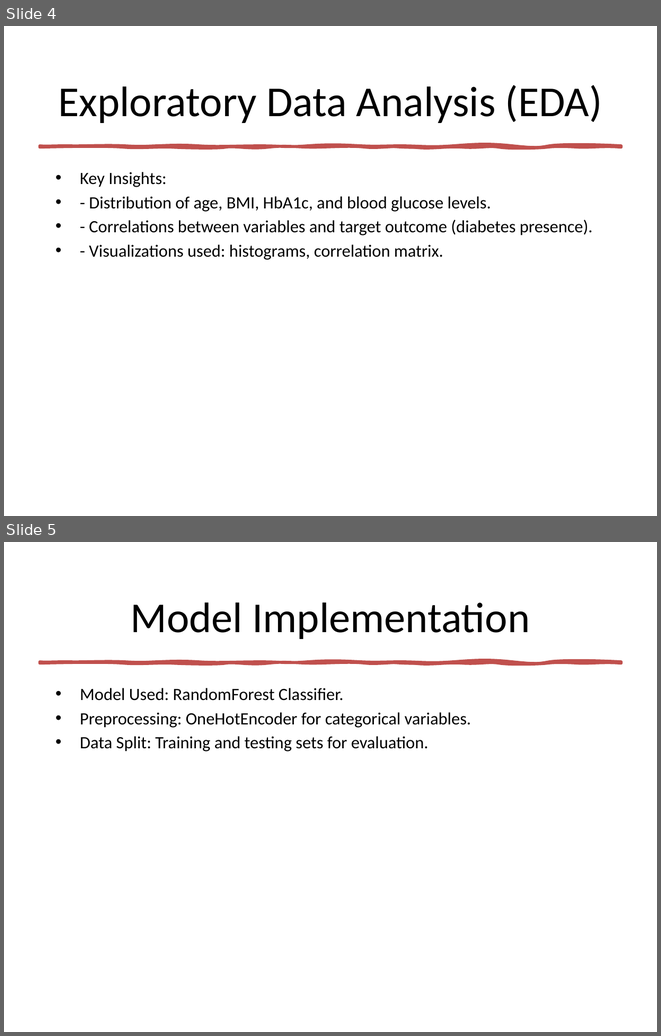
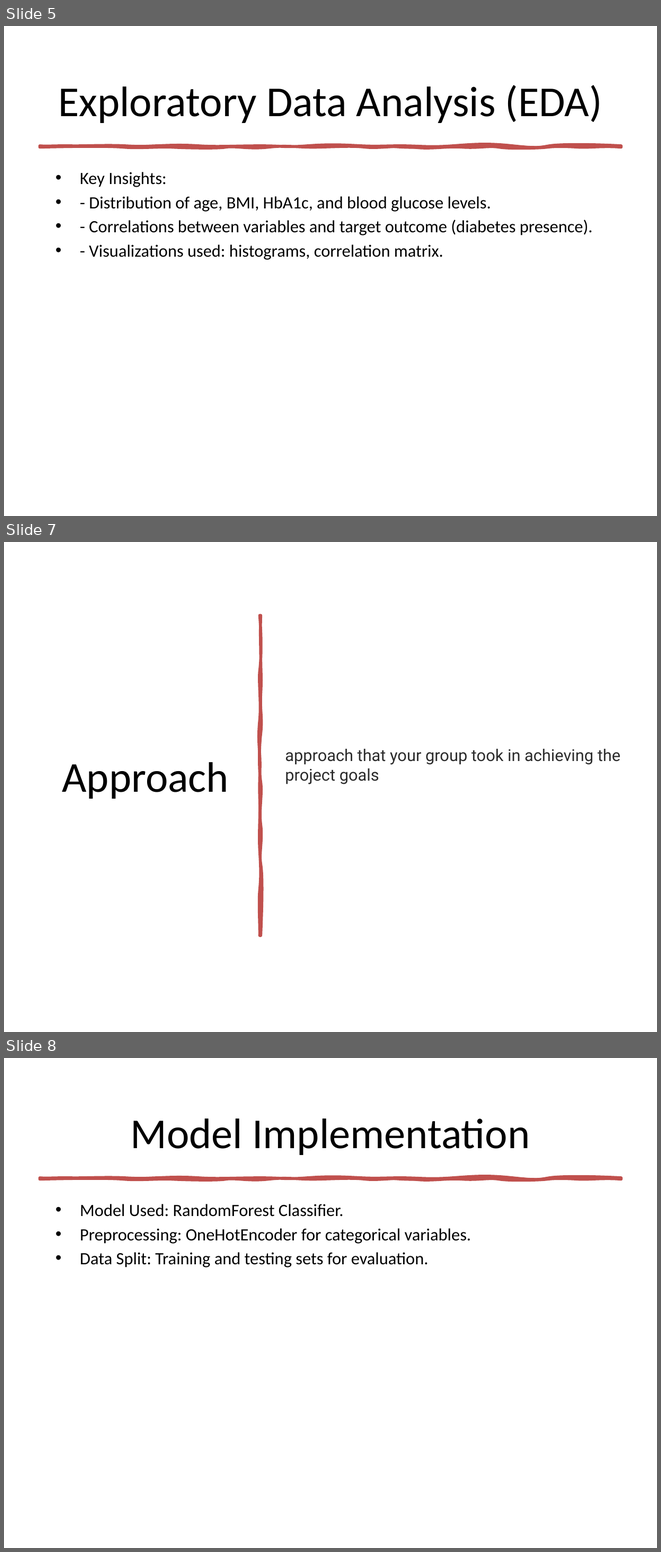
Before and after one commit to piiop/group-project-2, a slide deck: Project2.pptx. Shown one above the other, each under a label of ours: slides 4 and 5 before the commit, slides 5, 7 and 8 after it; the slides between them are not shown. The pictures are 661x1036 and 661x1552 pixels, drawn with LibreOffice and Linux fonts; fonts in the diff are those of the drawing. Boxes give left, top, right and bottom in pixels: in the first picture for what was removed or moved away, otherwise in the second. Text is boxed around its words. In the diff, an @@ line names an element or a change of style, - is before the commit and + after.

```diff
--- a/Project2.pptx
+++ b/Project2.pptx
@@ slide 7 added at (x1=4, y1=542, x2=657, y2=1032), background #FFFFFF @@
@@ freeform shape added at (x1=259, y1=616, x2=261, y2=935), fill #C0504D, outline #C0504D 3.25 pt @@
@@ title added at (x1=62, y1=762, x2=229, y2=799), 47 pt, text #000000 @@
+Approach
@@ text added at (x1=285, y1=749, x2=620, y2=784), 18 pt, text #2B2B2B @@
+approach that your group took in achieving the project goals
@@ what was slide 4 is now slide 5 @@
@@ what was slide 5 is now slide 8 @@
```
Also in this commit, not shown: 3 slides changed, 2 other slides added, 1 slide removed, 1 other file.
